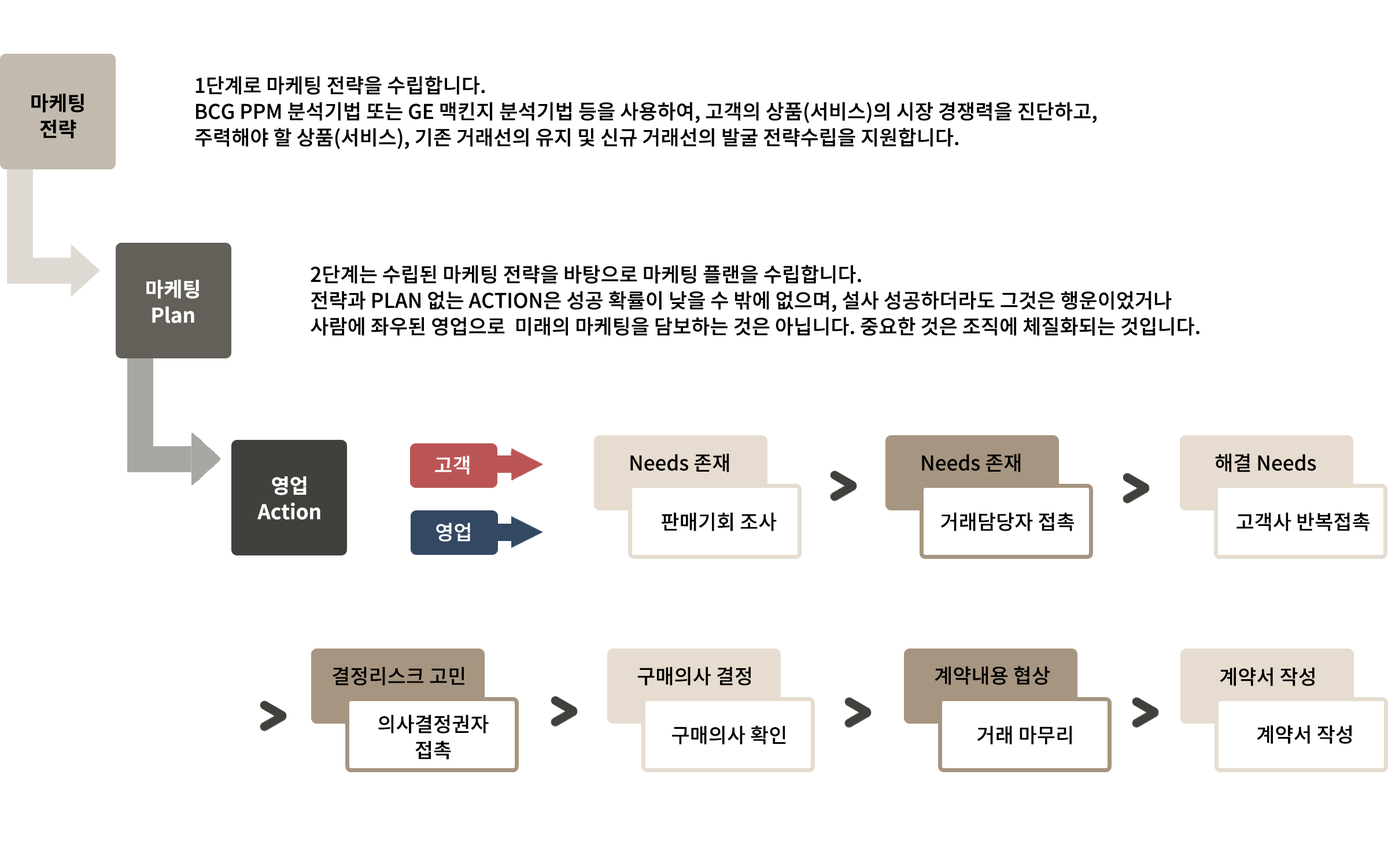
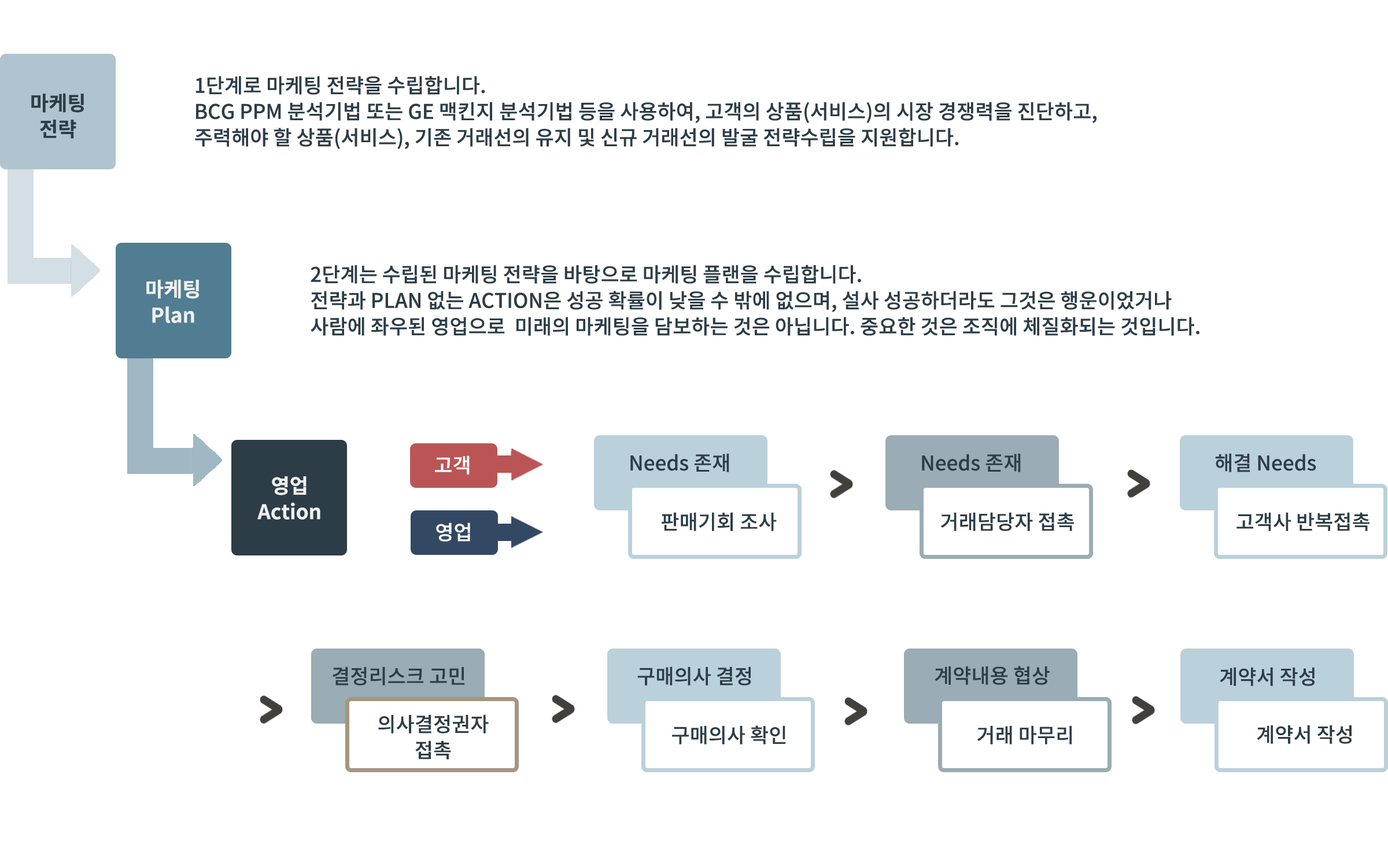
Before/after of a 1388x867 layered artwork. What changed in the layer stack:
painted on "영업 Action" over [257,476,321,520]
painted on "모서리가 둥근 직사각형 1" (1st of 3) over [231,439,347,556]
painted on "모서리가 둥근 직사각형 2" (1st of 14) over [937,697,1112,773]
painted on "사각형 1" (1st of 2) over [127,356,154,475]
painted on "사각형 1" (2nd of 2) over [6,168,34,284]
painted on "모서리가 둥근 직사각형 2" (2nd of 14) over [903,648,1078,724]
painted on "모서리가 둥근 직사각형 2" (3rd of 14) over [641,697,815,773]
painted on "모서리가 둥근 직사각형 2" (4th of 14) over [607,648,781,724]
painted on "모서리가 둥근 직사각형 2" (5th of 14) over [1214,697,1388,773]
painted on "모서리가 둥근 직사각형 2" (6th of 14) over [1180,648,1354,724]
painted on "의사결정권자 접촉" over [378,714,489,760]
painted on "모서리가 둥근 직사각형 2" (8th of 14) over [311,648,485,724]
painted on "고객사 반복접촉" over [1236,512,1370,532]
painted on "모서리가 둥근 직사각형 2" (9th of 14) over [1213,483,1388,560]
painted on "모서리가 둥근 직사각형 2" (10th of 14) over [1179,435,1353,511]
painted on "거래담당자 접촉" over [940,512,1074,532]
painted on "모서리가 둥근 직사각형 2" (11th of 14) over [919,483,1093,560]
painted on "모서리가 둥근 직사각형 2" (12th of 14) over [885,435,1059,511]
painted on "모서리가 둥근 직사각형 2" (13th of 14) over [627,483,802,560]
painted on "모서리가 둥근 직사각형 2" (14th of 14) over [593,435,768,511]
painted on "2단계는 수립된 마케팅 전략을 바탕으로 마케팅 플랜을 수립합니다. 전략과 PLAN 없는 ACTION은 성공 확률" over [310,264,1200,336]
painted on "1단계로 마케팅 전략을 수립합니다. BCG PPM 분석기법 또는 GE 맥킨지 분석기법 등을 사용하여, 고객의 상" over [194,75,1097,150]
painted on "모서리가 둥근 직사각형 1" (2nd of 3) over [115,242,232,359]
painted on "모서리가 둥근 직사각형 1" (3rd of 3) over [0,53,116,170]
…and 29 more changes (29 painted)
